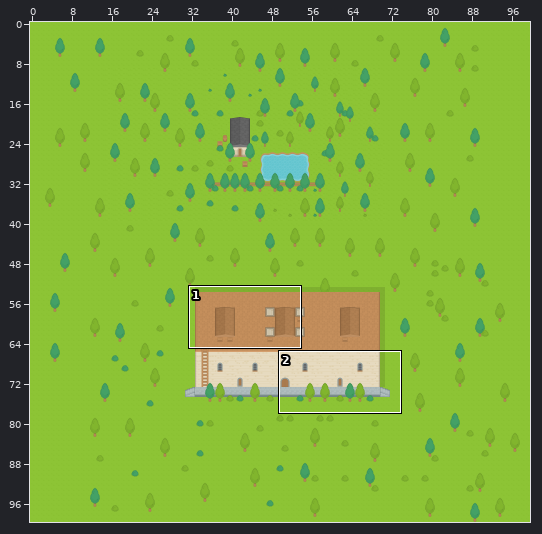
A Tiled map gets an edit: android/assets/map.tmx. Above, an overview of the earlier version with the close-up marked.
Close-up. Before the commit:
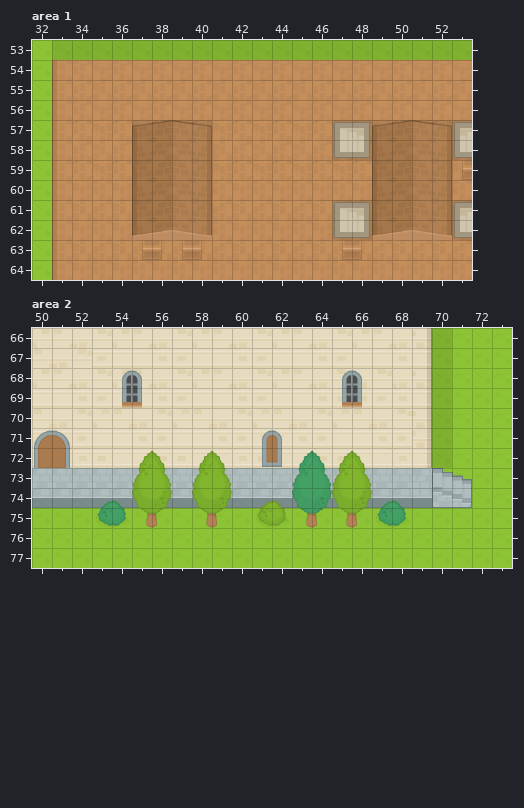
Cells are 32x32 px. Shown: area 1 x 32..53, y 53..64; area 2 x 50..73, y 66..77. The commit also changed other parts of the map, which this record leaves out.
New version:
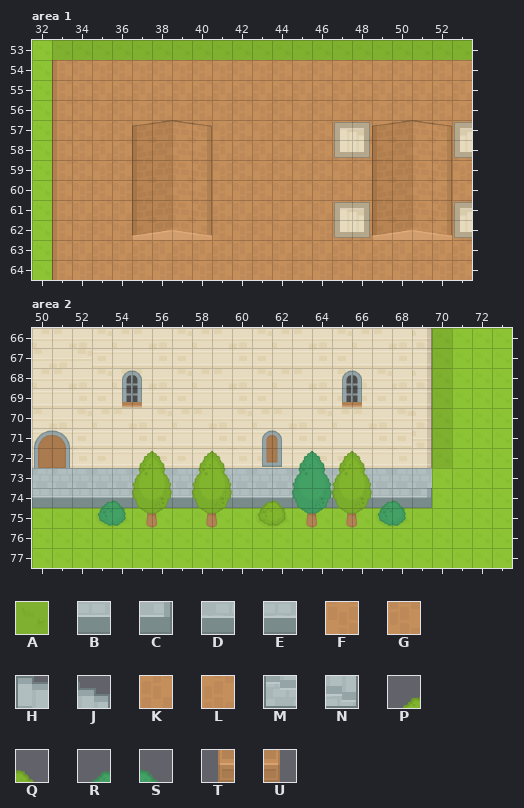
Key: from "spritesheet_32": A 30, B 304, C 305, D 381, E 384, F 569, G 570, H 594, J 595, K 609, L 610, M 634, N 635, P 720, Q 721, R 728, S 729, T 778, U 779.
_ is an empty cell, . an unchanged one.
See-through tiles are keyed as they look on the map.
From old to new:
--- layer "Tile Layer 5", area 1
@@ x 37..53 @@
-57 ____......_______
-58 ..........__...._
-59 ................_
+57 FGFG......FGFGFGF
+58 ..........KL....K
+59 ................F
@@ x 37..53 @@
-61 ..........__...._
-62 ..........__...._
-63 ____......__.....
+61 ..........LK....L
+62 ..........GF....G
+63 LKLK......LK.....
--- layer "Tile Layer 4" (removed), area 1
@@ x 37..53 @@
-57 FGFG......FGFGFGF
-58 ..........KL....K
-59 ................F
+57 ____......_______
+58 ..........__...._
+59 ................_
@@ x 37..53 @@
-61 ..........LK....L
-62 ..........GF....G
-63 LKLK......LK.....
+61 ..........__...._
+62 ..........__...._
+63 ____......__.....
--- layer "Tile Layer 6" (removed), area 1
@@ x 37..53 @@
-57 AAAA......AAAAAAA
-58 ..AA......AA..AAA
-59 ..AA..........AAT
-60 ..AA..........AA.
-61 ..AA......AA..AAA
-62 AAAA......AAAAAAA
-63 TUTU......TU.....
+57 ____......_______
+58 ..__......__..___
+59 ..__..........___
+60 ..__..........__.
+61 ..__......__..___
+62 ____......_______
+63 ____......__.....
--- layer "Tile Layer 5", area 2
@@ x 50..69 @@
-74 _____.._..___....___
+74 BBBBB..B..BBB....BBC
--- layer "Tile Layer 5 #2", area 2
@@ x 50..71 @@
-73 ....................HJ
-74 DDDDD..D..DDD....DDEMN
+73 ....................__
+74 ___RS.._.._PQ....RS___
--- layer "Tile Layer 6" (removed), area 2
@@ x 53..68 @@
-74 RS......PQ....RS
+74 __......__....__
Where, in picture pixels (left, top, right, bottom), the same in both close-ups:
changed: (132, 120, 212, 260)
changed: (332, 120, 472, 260)
changed: (372, 468, 472, 508)
changed: (32, 489, 132, 498)
changed: (172, 489, 192, 498)
changed: (232, 489, 292, 498)
